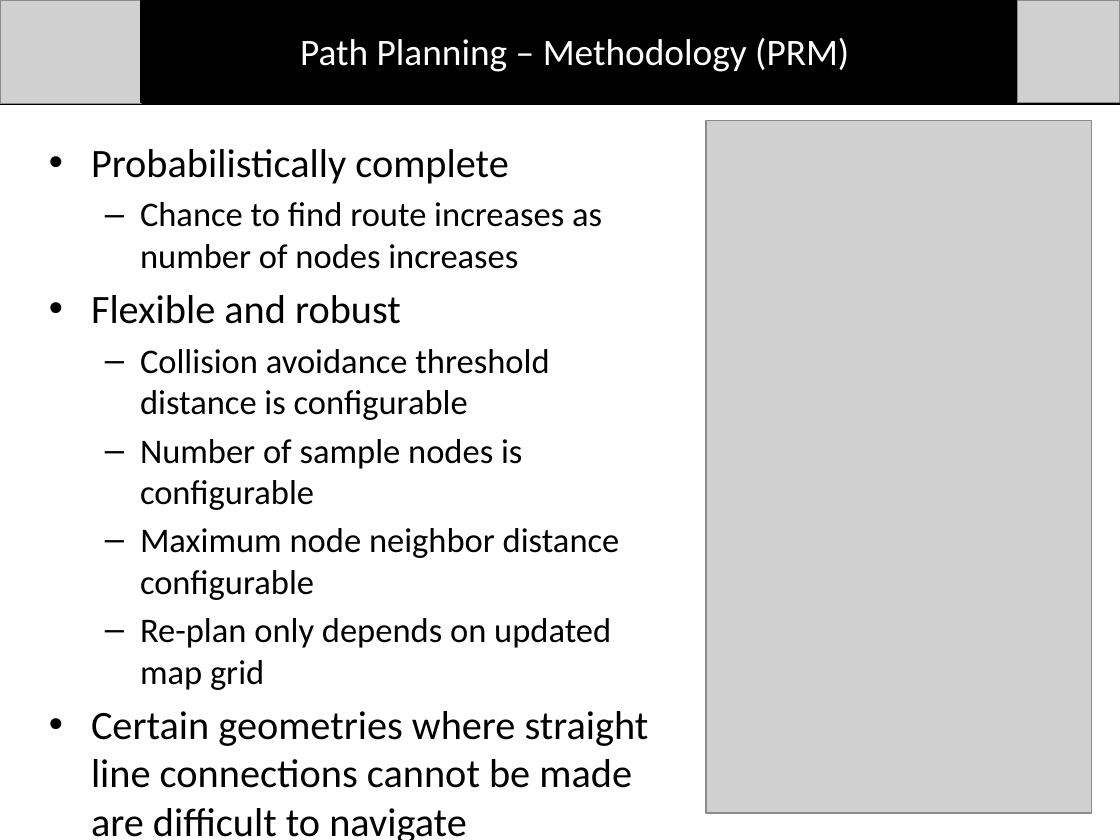
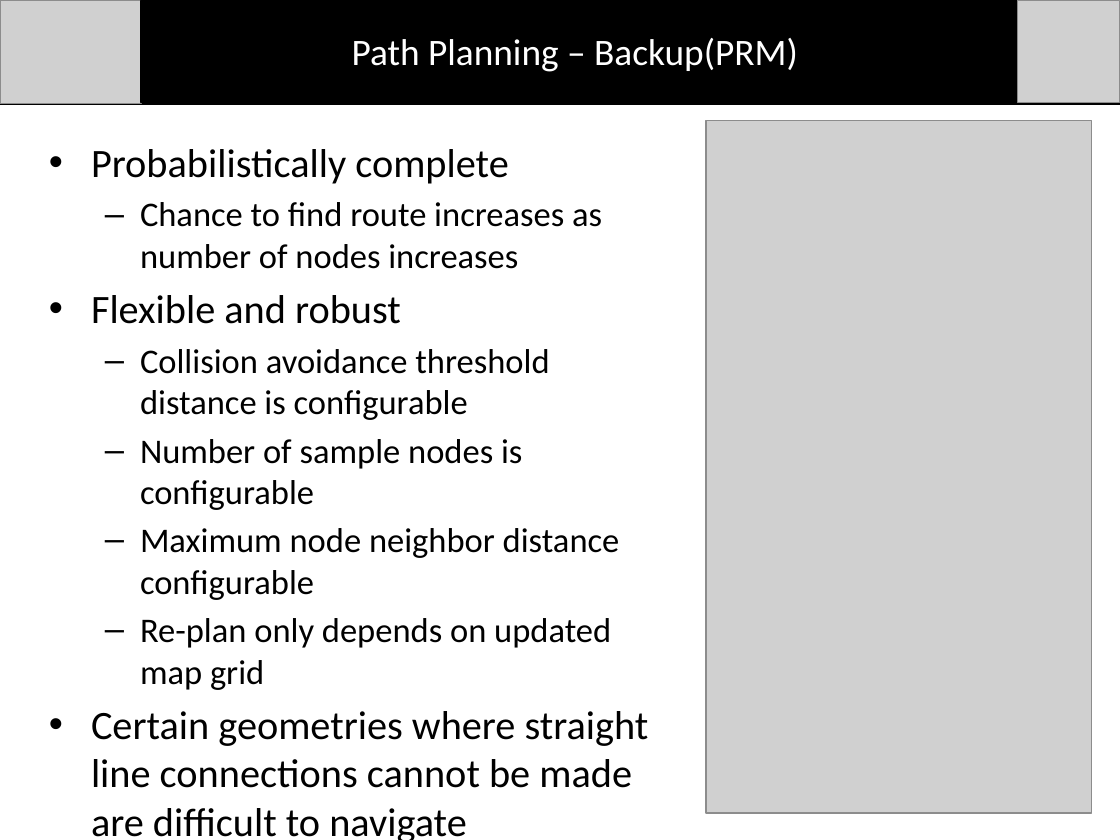
Before and after one commit to dtbinh/FlyNet, a slide deck: slide 12 of Presentations/CDR_Fall_2015/Individual_Slides/Bryce/PathPlanning.pptx (slide 5 before the commit). Drawn at 1120x840 pixels with LibreOffice and Linux fonts; fonts in the diff are those of the drawing; grey boxes stand for pictures. Boxes give left, top, right and bottom in pixels: in the first picture for what was removed or moved away, otherwise in the second. Text is boxed around its words. In the diff, an @@ line names an element or a change of style, - is before the commit and + after.

```diff
--- a/Presentations/CDR_Fall_2015/Individual_Slides/Bryce/PathPlanning.pptx
+++ b/Presentations/CDR_Fall_2015/Individual_Slides/Bryce/PathPlanning.pptx
@@ text at [352, 38, 798, 72]: text changed @@
-Path Planning – Methodology (PRM)
+Path Planning – Backup(PRM)
```
Also in this commit, not shown: 7 other slides changed.
